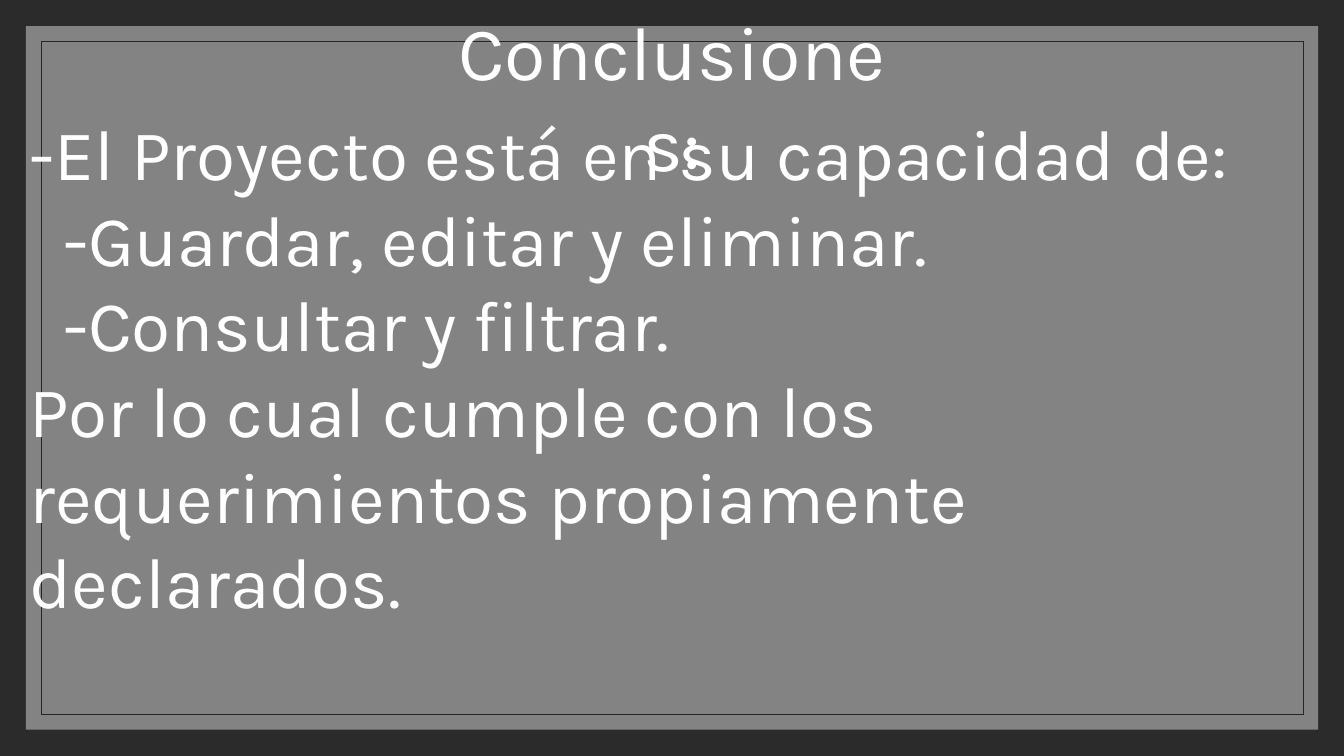
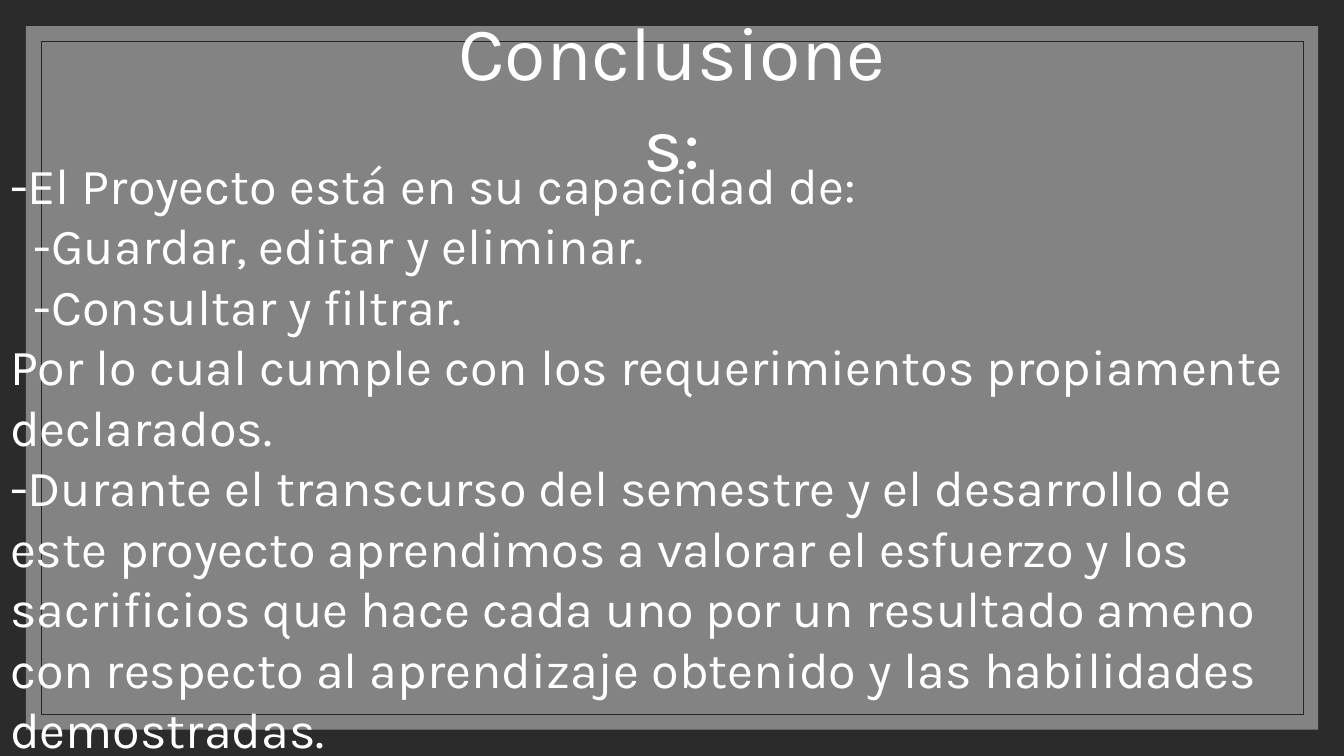
Before and after one commit to SIRVALICIO/TrabajoDeProgramacion, a slide deck: slide 10 of ptimera wpf/Proyecto de semestre.pptx. Drawn at 1344x756 pixels with LibreOffice and Linux fonts; fonts in the diff are those of the drawing; background and template pictures are left out; a plain dark background stands for a picture behind light text. Boxes give left, top, right and bottom in pixels: in the first picture for what was removed or moved away, otherwise in the second. Text is boxed around its words. In the diff, an @@ line names an element or a change of style, - is before the commit and + after.

```diff
--- a/ptimera wpf/Proyecto de semestre.pptx
+++ b/ptimera wpf/Proyecto de semestre.pptx
@@ text "-El Proyecto está en su ...": place and size @@
-text "-El Proyecto está en su ..." at [29,116,1227,540]
+text "-El Proyecto está en su ..." at [10,158,1282,700]
@@ text at [10,158,1282,458]: size 51 to 36 pt in "-El Proyecto está en su capacidad de:", "-Guardar, editar y eliminar.", "-Consultar y filtrar.", "Por lo cual cumple con los requerimientos ..." @@
@@ text at [10,461,1256,700]: paragraph added @@
+-Durante el transcurso del semestre y el desarrollo de este proyecto aprendimos a valorar el esfuerzo y los sacrificios que hace cada uno por un resultado ameno con respecto al aprendizaje obtenido y las habilidades demostradas.
```
Also in this commit, not shown: 5 other slides changed, 3 slides added, 3 slides removed.
